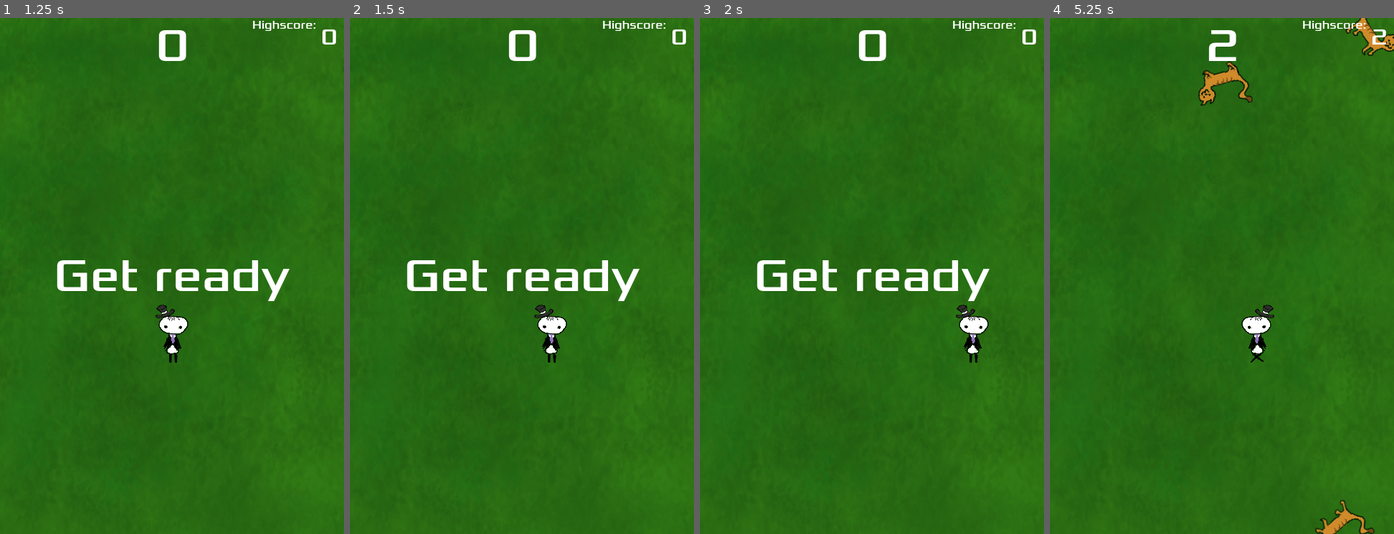
Above: before the commit, frames 1-4 (left to right).
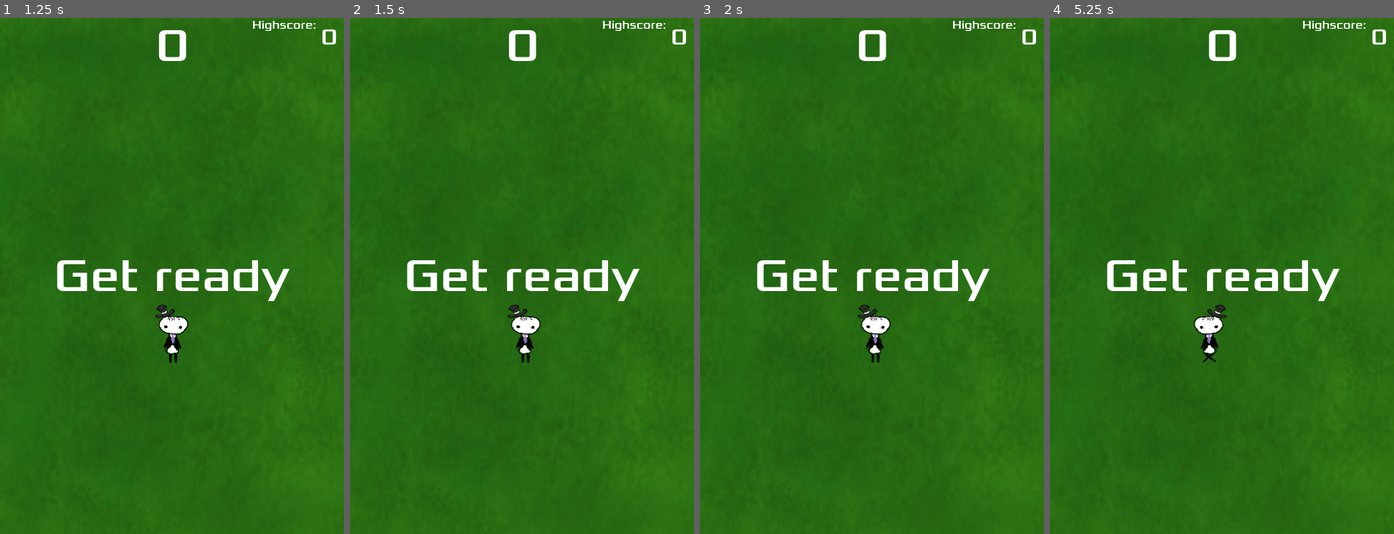
Above: after the commit, the same moments.

Repository: ebistu/dis-guys-a-cat-allergic
Game: Godot game, scene res://main.tscn
Same seed, same stepped clock (60 frames per second), same inputs: the game is played once before the commit and once after it.
Inputs:
- Up to frame 1 (1.25 s): click "Start" at 0.5 s
- Up to frame 2 (1.5 s): tap Enter at 1.25 s; hold D (move_right) from 1.28 s (still down); hold Space (start_game, bound only after the commit) from 1.28 s (still down)
- Up to frame 3 (2 s): keep holding D (move_right); keep holding Space (start_game, bound only after the commit)
- Up to frame 4 (5.25 s): release D (move_right) at 2.03 s; release Space (start_game, bound only after the commit) at 2.03 s; hold S (move_down) 2.03-2.78 s; tap Space (start_game, bound only after the commit) at 2.1, 3.6, 5.1 s; hold D (move_right) 2.78-3.53 s; hold Space (start_game, bound only after the commit) 2.78-3.53 s; hold W (move_up) 3.53-4.28 s; hold Space (start_game, bound only after the commit) 4.28-5.03 s; hold A (move_left) from 4.28 s (still down)

Frame 1 is identical in both runs. In frame 2, 1.0% of the frame differs, in the area x 45-64%, y 55-67%; in frame 3, 1.0%; in frame 4, 4.1%, in the area x 16-100%, y 0-100%.

Commit message:
deleted obsolete textures

Diff:
--- a/project.godot
+++ b/project.godot
@@ -47,3 +47,8 @@
 , Object(InputEventKey,"resource_local_to_scene":false,"resource_name":"","device":-1,"window_id":0,"alt_pressed":false,"shift_pressed":false,"ctrl_pressed":false,"meta_pressed":false,"pressed":false,"keycode":0,"physical_keycode":4194322,"key_label":0,"unicode":0,"echo":false,"script":null)
 ]
 }
+start_game={
+"deadzone": 0.5,
+"events": [Object(InputEventKey,"resource_local_to_scene":false,"resource_name":"","device":-1,"window_id":0,"alt_pressed":false,"shift_pressed":false,"ctrl_pressed":false,"meta_pressed":false,"pressed":false,"keycode":0,"physical_keycode":32,"key_label":0,"unicode":32,"echo":false,"script":null)
+]
+}
--- a/scripts/main.gd
+++ b/scripts/main.gd
@@ -9,7 +9,8 @@
 
 # Called every frame. 'delta' is the elapsed time since the previous frame.
 func _process(delta):
-	pass
+	if $ScoreTimer.is_stopped() and Input.is_action_pressed("start_game"):
+		new_game()
 
 
 func game_over():
Binary file removed: textures/playerGrey_up1.png
Not shown, removed: textures/playerGrey_up1.png.import
Binary file removed: textures/playerGrey_up2.png
Not shown, removed: textures/playerGrey_up2.png.import
Binary file removed: textures/playerGrey_walk1.png
Not shown, removed: textures/playerGrey_walk1.png.import
Binary file removed: textures/playerGrey_walk2.png
Not shown, removed: textures/playerGrey_walk2.png.import
